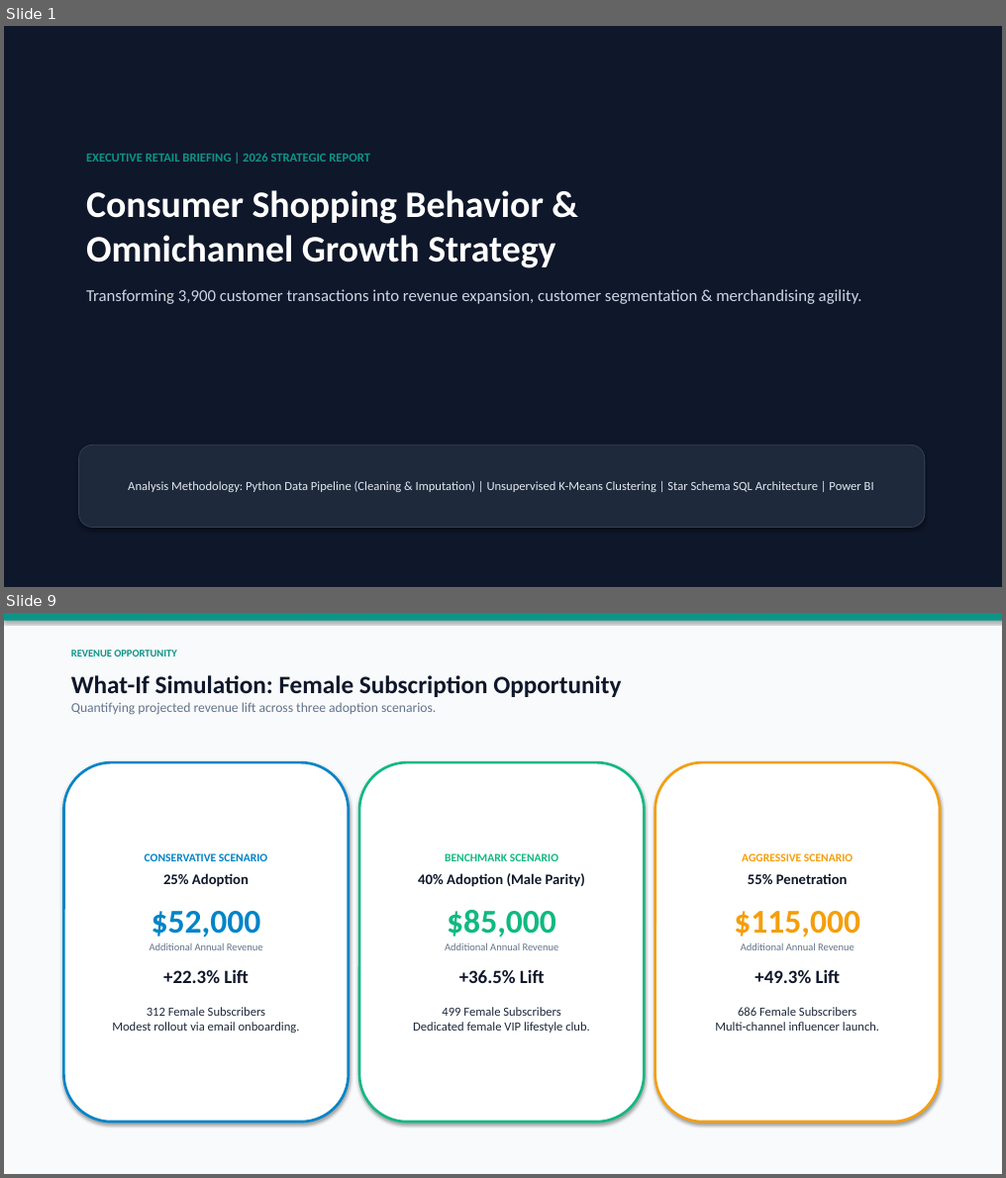
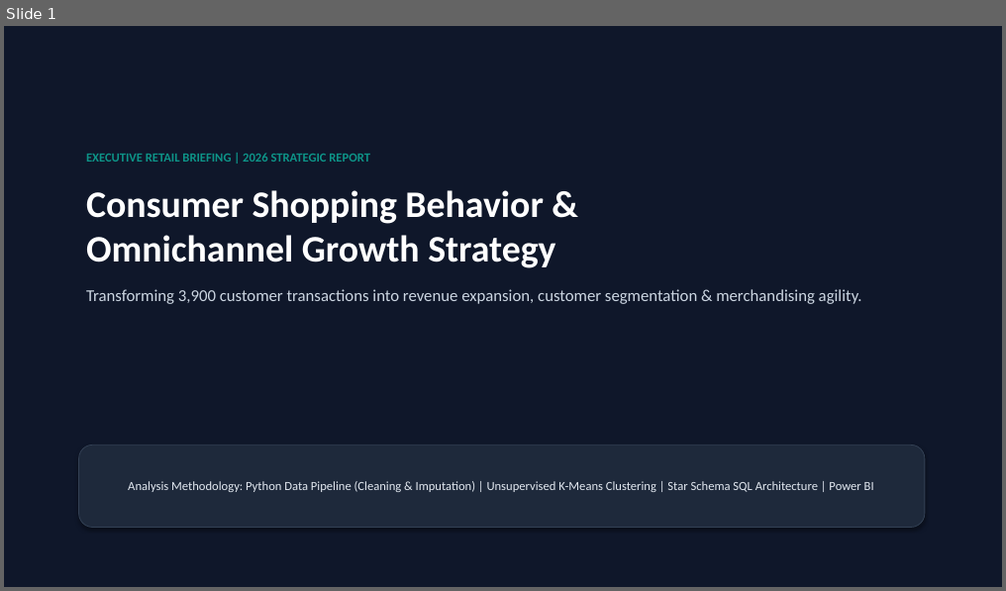
Before and after one commit to aladdin-dev0/retail-customer-behavior-analysis, a slide deck: reports/retail_customer_behavior_presentation.pptx. Shown one above the other, each under a label of ours: slides 1 and 9 before the commit, slide 1 after it; the slides between them are not shown. The pictures are 1006x1178 and 1006x591 pixels, drawn with LibreOffice and Linux fonts; fonts in the diff are those of the drawing. Boxes give left, top, right and bottom in pixels: in the first picture for what was removed or moved away, otherwise in the second. Text is boxed around its words. In the diff, an @@ line names an element or a change of style, - is before the commit and + after.

```diff
--- a/reports/retail_customer_behavior_presentation.pptx
+++ b/reports/retail_customer_behavior_presentation.pptx
@@ slide 9 removed at bbox=[4, 613, 1002, 1174], background #FFFFFF @@
@@ rectangle removed at bbox=[4, 613, 1002, 1174] @@
@@ rectangle removed at bbox=[4, 613, 1002, 621] @@
@@ text removed at bbox=[71, 650, 176, 657] @@
-REVENUE OPPORTUNITY
@@ text removed at bbox=[71, 675, 621, 715] @@
-What-If Simulation: Female Subscription Opportunity
-Quantifying projected revenue lift across three adoption scenarios.
@@ rounded rectangle removed at bbox=[63, 762, 349, 1122] @@
-CONSERVATIVE SCENARIO
-25% Adoption
-$52,000
-Additional Annual Revenue
-+22.3% Lift
-312 Female Subscribers
-Modest rollout via email onboarding.
@@ rounded rectangle removed at bbox=[359, 762, 645, 1122] @@
-BENCHMARK SCENARIO
-40% Adoption (Male Parity)
-$85,000
-Additional Annual Revenue
-+36.5% Lift
-499 Female Subscribers
-Dedicated female VIP lifestyle club.
@@ rounded rectangle removed at bbox=[655, 762, 940, 1122] @@
-AGGRESSIVE SCENARIO
-55% Penetration
-$115,000
-Additional Annual Revenue
-+49.3% Lift
-686 Female Subscribers
-Multi-channel influencer launch.
```
Also in this commit, not shown: 7 slides changed, 2 slides added, 1 other slide removed, 1 other file.
